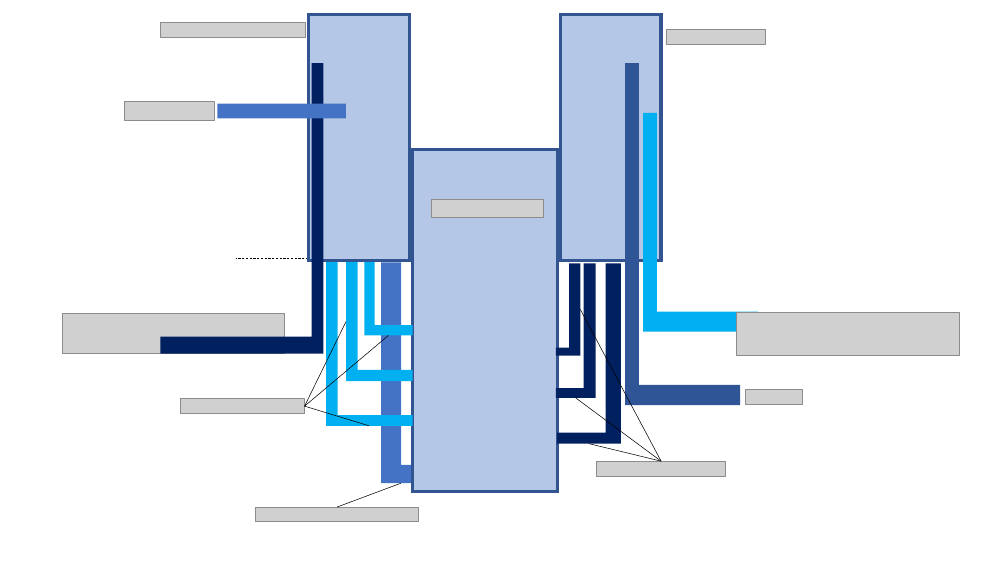
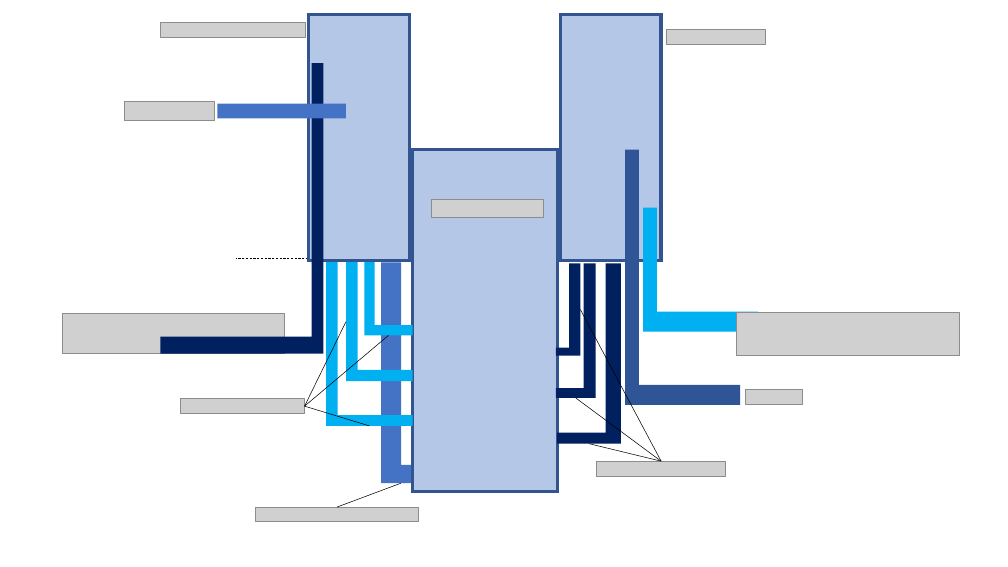
Before and after one commit to AguaClara/Textbook, a slide deck: slide 18 of ClareDiagrams.pptx. Drawn at 1008x567 pixels with LibreOffice and Linux fonts; fonts in the diff are those of the drawing; grey boxes stand for pictures. Boxes give left, top, right and bottom in pixels: in the first picture for what was removed or moved away, otherwise in the second. Text is boxed around its words. In the diff, an @@ line names an element or a change of style, - is before the commit and + after.

```diff
--- a/ClareDiagrams.pptx
+++ b/ClareDiagrams.pptx
@@ corner: place and size @@
-corner at bbox=[625, 63, 740, 405]
+corner at bbox=[625, 150, 740, 405]
@@ corner: place and size @@
-corner at bbox=[644, 113, 758, 331]
+corner at bbox=[644, 208, 758, 332]
```
Also in this commit, not shown: 1 slide added, 1 slide removed, 3 other files.
